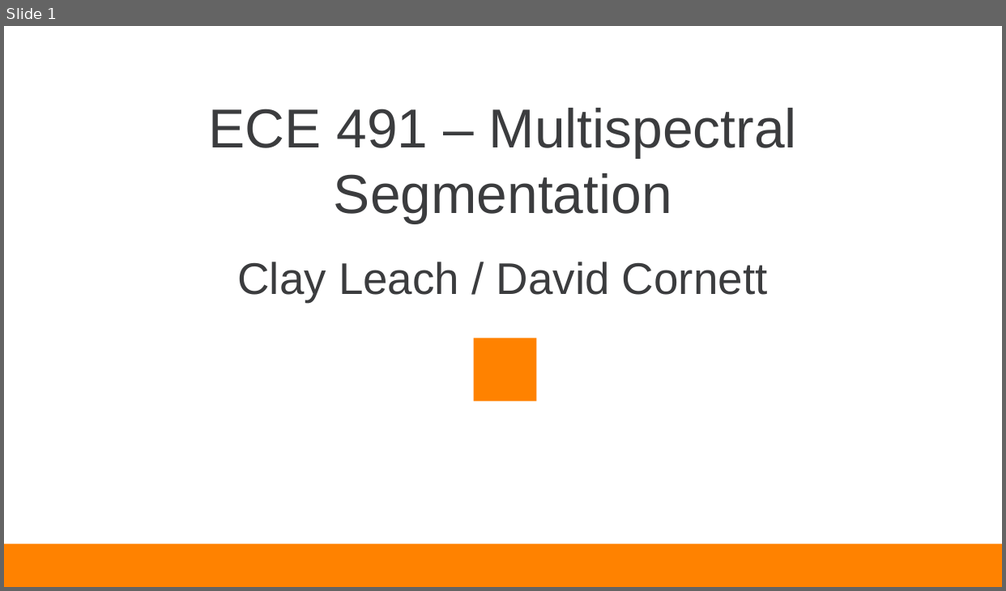
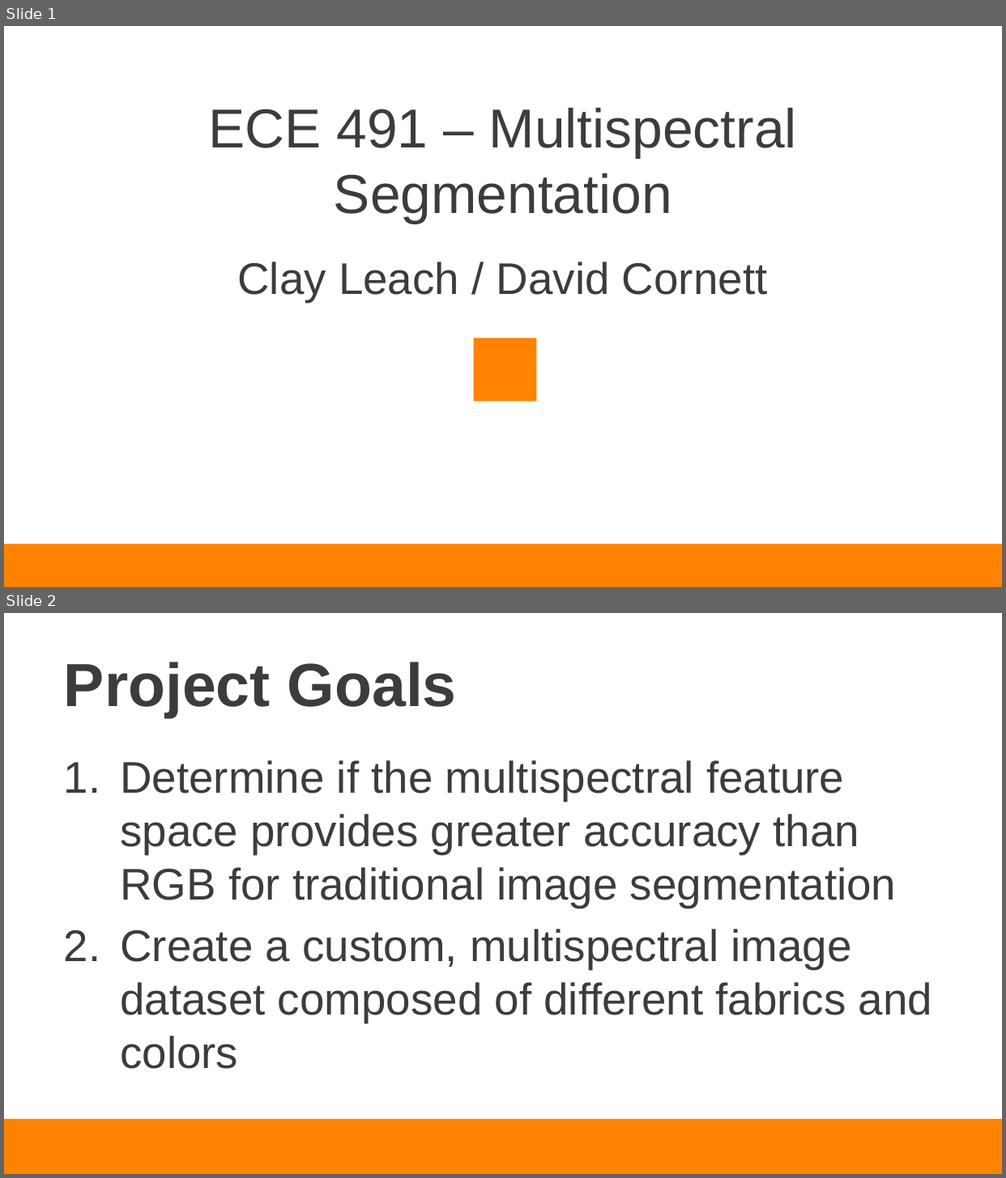
Before and after one commit to dcc3/ECE491_Final_Project, a slide deck: Documentation/Cornett_Leach_Presentation.pptx. Shown one above the other, each under a label of ours: slide 1 before the commit, slides 1 and 2 after it. The pictures are 1006x591 and 1006x1178 pixels, drawn with LibreOffice and Linux fonts; fonts in the diff are those of the drawing; background and template pictures are left out. Boxes give left, top, right and bottom in pixels: in the first picture for what was removed or moved away, otherwise in the second. Text is boxed around its words. In the diff, an @@ line names an element or a change of style, - is before the commit and + after.

```diff
--- a/Documentation/Cornett_Leach_Presentation.pptx
+++ b/Documentation/Cornett_Leach_Presentation.pptx
@@ slide 2 added at bbox=[4, 613, 1002, 1174], background #FFFFFF @@
@@ title added at bbox=[64, 662, 457, 717], 44 pt, text #3B3C3E, bold @@
+Project Goals
@@ text added at bbox=[120, 760, 932, 1069], 32 pt, text #3B3C3E @@
+1. Determine if the multispectral feature space provides greater accuracy than RGB for traditional image segmentation
+2. Create a custom, multispectral image dataset composed of different fabrics and colors
@@ rectangle added at bbox=[4, 1119, 1002, 1174], fill #FF8200 @@
```
Also in this commit, not shown: 2 slides changed, 16 other slides added, 2 slides removed, 22 other files.
